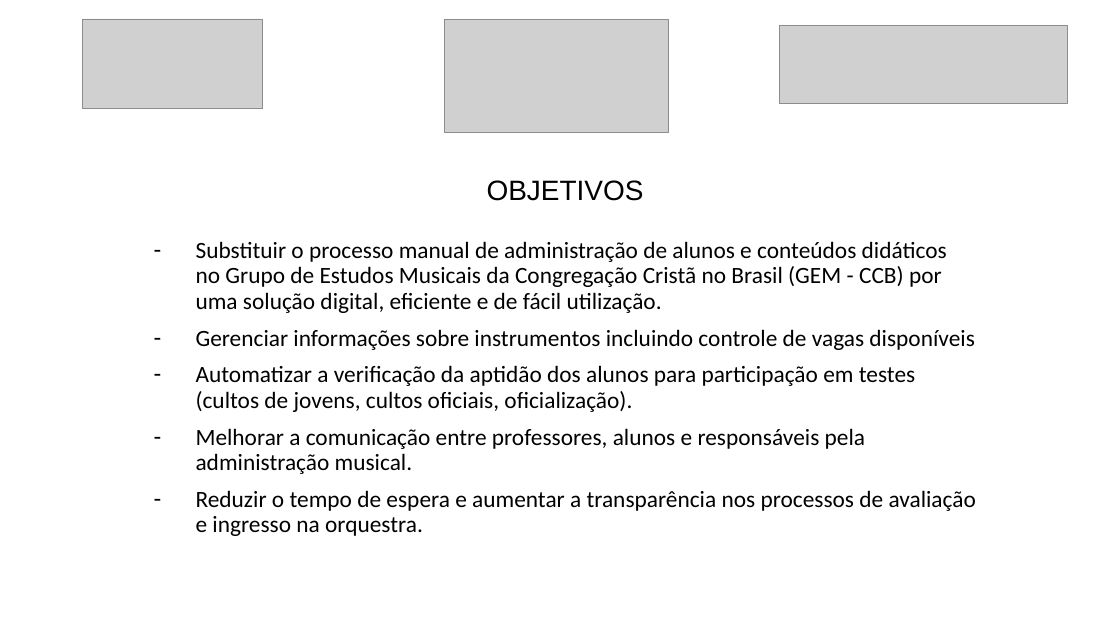
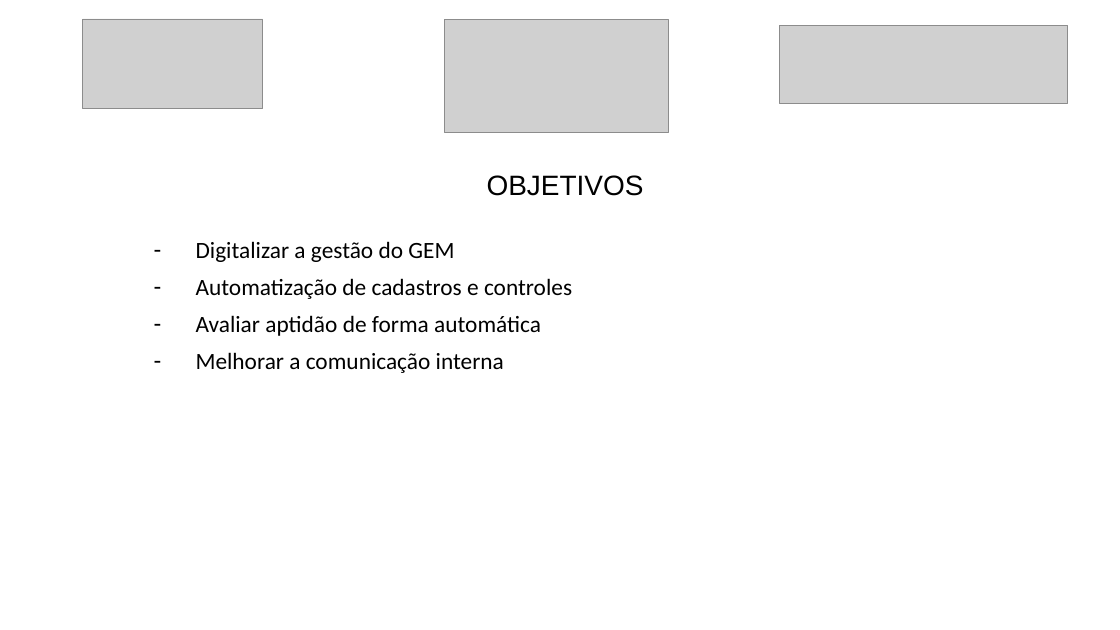
Before and after one commit to luanmenezesx/TCC-CCB, a slide deck: slide 4 of Modelo slides apresentação TCC.pptx. Drawn at 1120x630 pixels with LibreOffice and Linux fonts; fonts in the diff are those of the drawing; grey boxes stand for pictures. Boxes give left, top, right and bottom in pixels: in the first picture for what was removed or moved away, otherwise in the second. Text is boxed around its words. In the diff, an @@ line names an element or a change of style, - is before the commit and + after.

```diff
--- a/Modelo slides apresentação TCC.pptx
+++ b/Modelo slides apresentação TCC.pptx
@@ title "OBJETIVOS": place and size @@
-title "OBJETIVOS" at (487,180,644,201)
+title "OBJETIVOS" at (487,175,644,196)
@@ subtitle at (196,241,572,373): text changed @@
-– Substituir o processo manual de administração de alunos e conteúdos didáticos no Grupo de Estudos Musicais da Congregação Cristã no Brasil (GEM - CCB) por uma solução digital, eficiente e de fácil utilização.
-– Gerenciar informações sobre instrumentos incluindo controle de vagas disponíveis
-– Automatizar a verificação da aptidão dos alunos para participação em testes (cultos de jovens, cultos oficiais, oficialização).
-– Melhorar a comunicação entre professores, alunos e responsáveis pela administração musical.
-– Reduzir o tempo de espera e aumentar a transparência nos processos de avaliação e ingresso na orquestra.
+– Digitalizar a gestão do GEM
+– Automatização de cadastros e controles
+– Avaliar aptidão de forma automática
+– Melhorar a comunicação interna
```
Also in this commit, not shown: 8 other slides changed, 1 other file.
